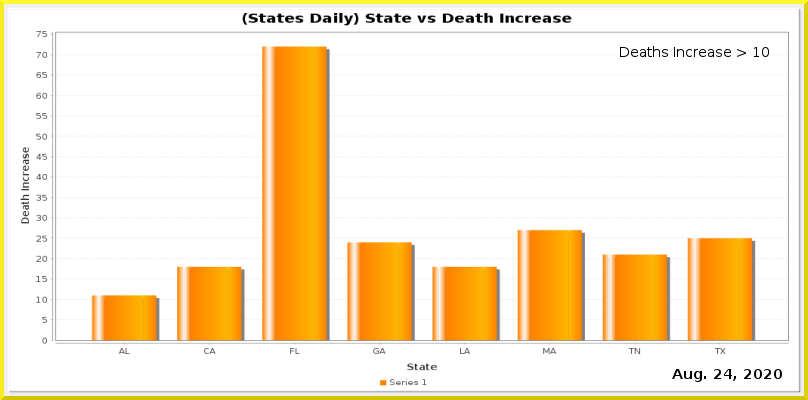
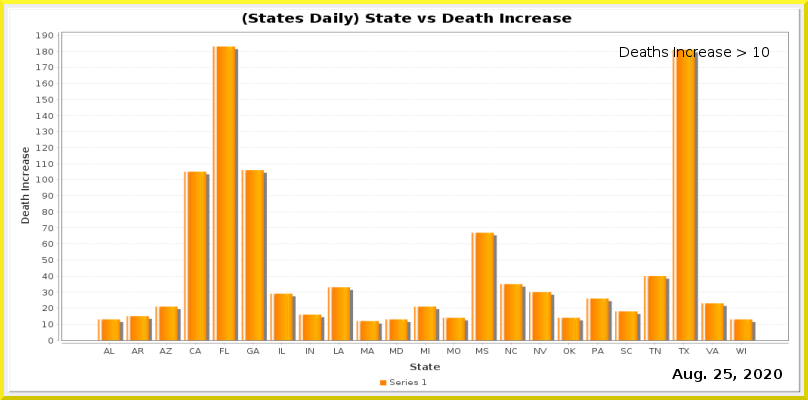
Revision of a layered 808x400 image; what changed, layer by layer:
painted on "Current Date" over [724, 369, 732, 379]
painted on "Date_vs_TestIncrease.png" over [36, 31, 789, 371]
